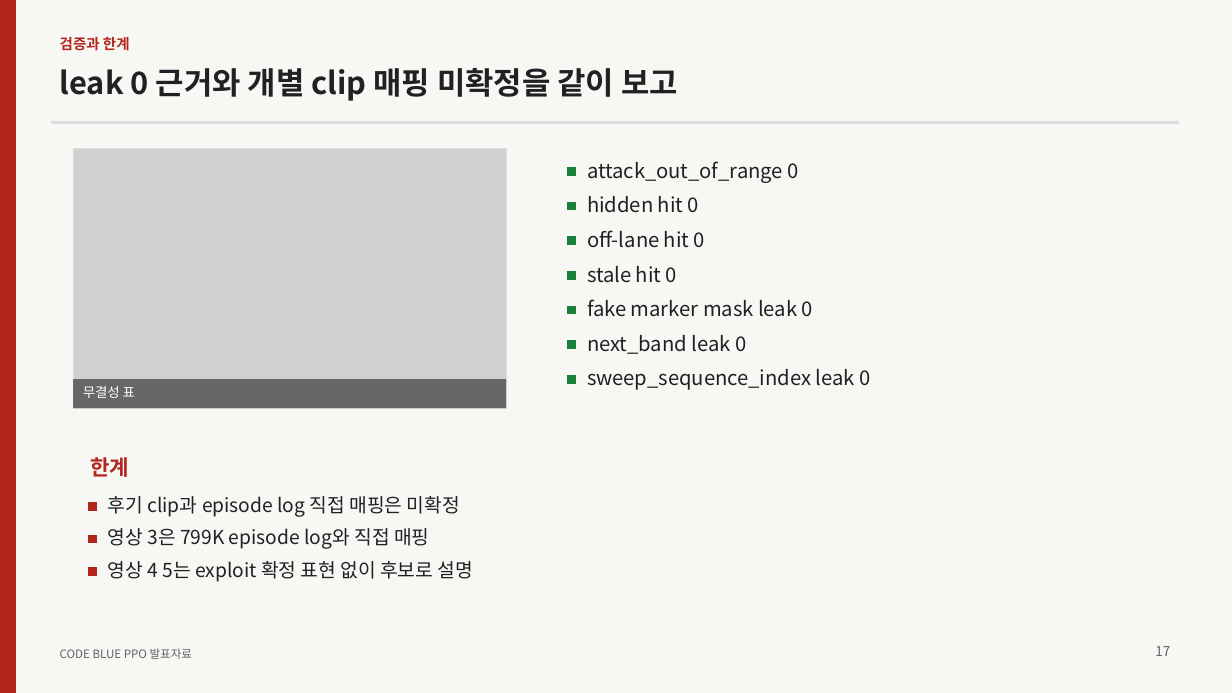
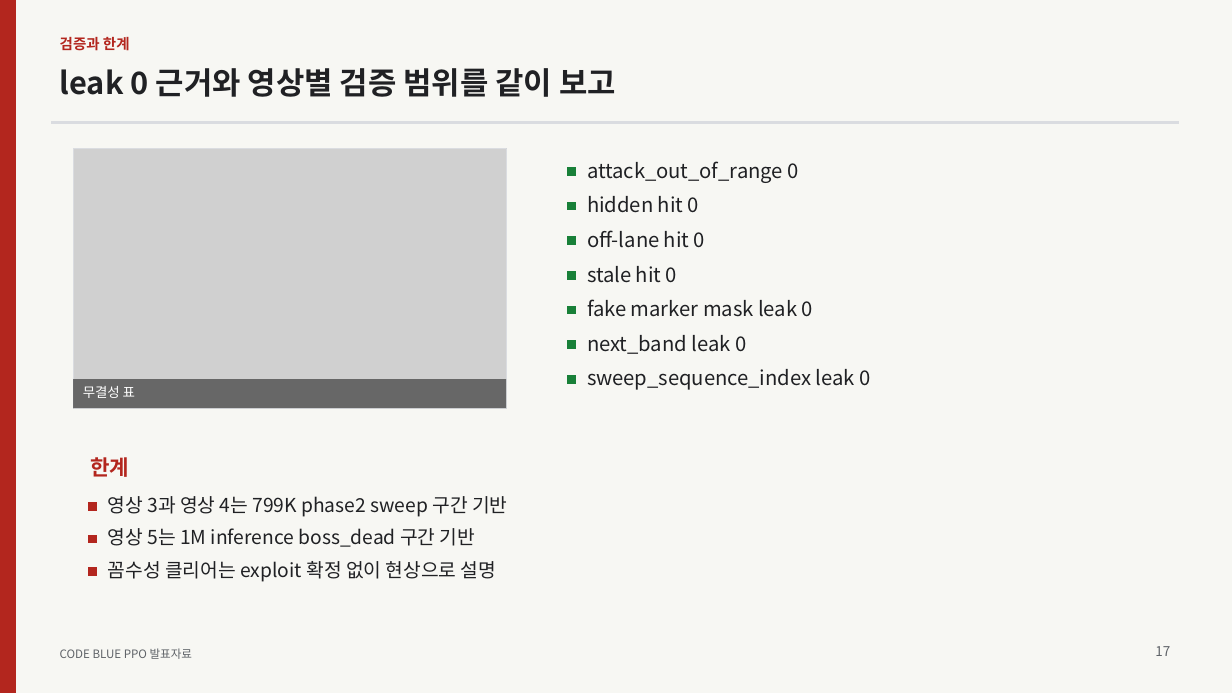
Before and after one commit to LxNx-Hn/AI_FinalTerm, a slide deck: slide 17 of presentations/final/CODE_BLUE_RL_FINAL.pptx. Drawn at 1232x693 pixels with LibreOffice and Linux fonts; fonts in the diff are those of the drawing; grey boxes stand for pictures. Boxes give left, top, right and bottom in pixels: in the first picture for what was removed or moved away, otherwise in the second. Text is boxed around its words. In the diff, an @@ line names an element or a change of style, - is before the commit and + after.

```diff
--- a/presentations/final/CODE_BLUE_RL_FINAL.pptx
+++ b/presentations/final/CODE_BLUE_RL_FINAL.pptx
@@ text at (x1=60, y1=68, x2=616, y2=97): text changed @@
-leak 0 근거와 개별 clip 매핑 미확정을 같이 보고
+leak 0 근거와 영상별 검증 범위를 같이 보고
@@ text at (x1=108, y1=496, x2=507, y2=517): text changed @@
-후기 clip과 episode log 직접 매핑은 미확정
+영상 3과 영상 4는 799K phase2 sweep 구간 기반
@@ text at (x1=108, y1=528, x2=475, y2=547): text changed @@
-영상 3은 799K episode log와 직접 매핑
+영상 5는 1M inference boss_dead 구간 기반
@@ text at (x1=108, y1=561, x2=496, y2=582): text changed @@
-영상 4 5는 exploit 확정 표현 없이 후보로 설명
+꼼수성 클리어는 exploit 확정 없이 현상으로 설명
```
Also in this commit, not shown: 4 other slides changed, 26 other files.
